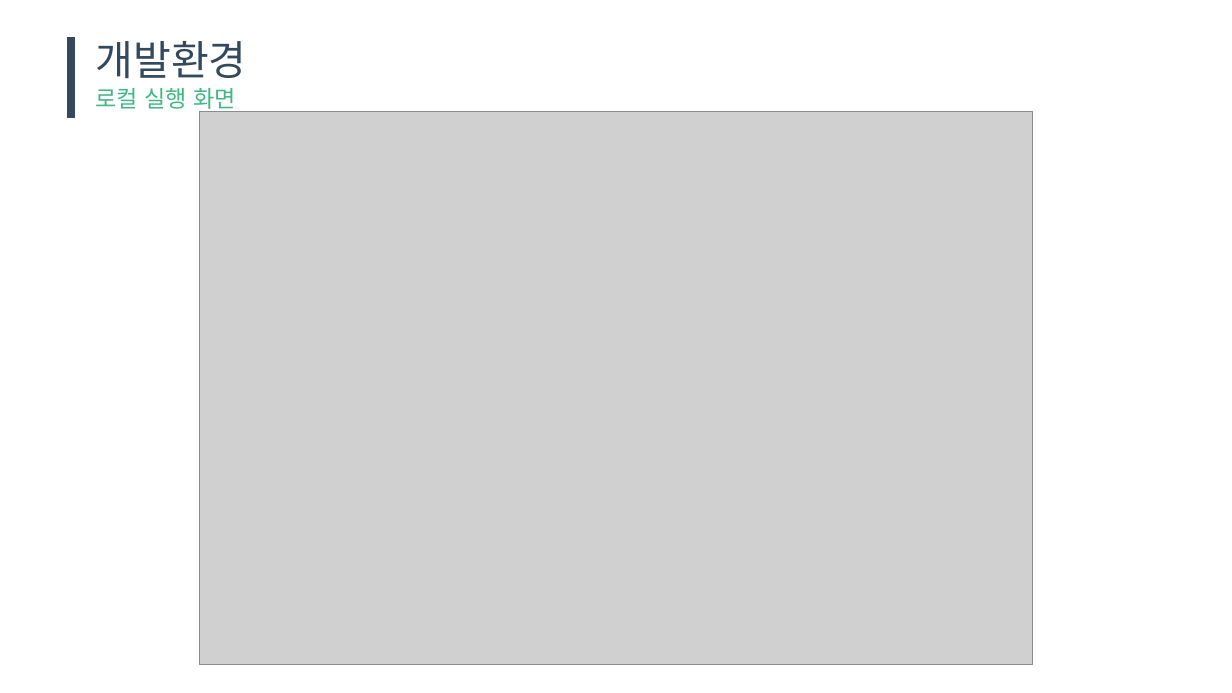
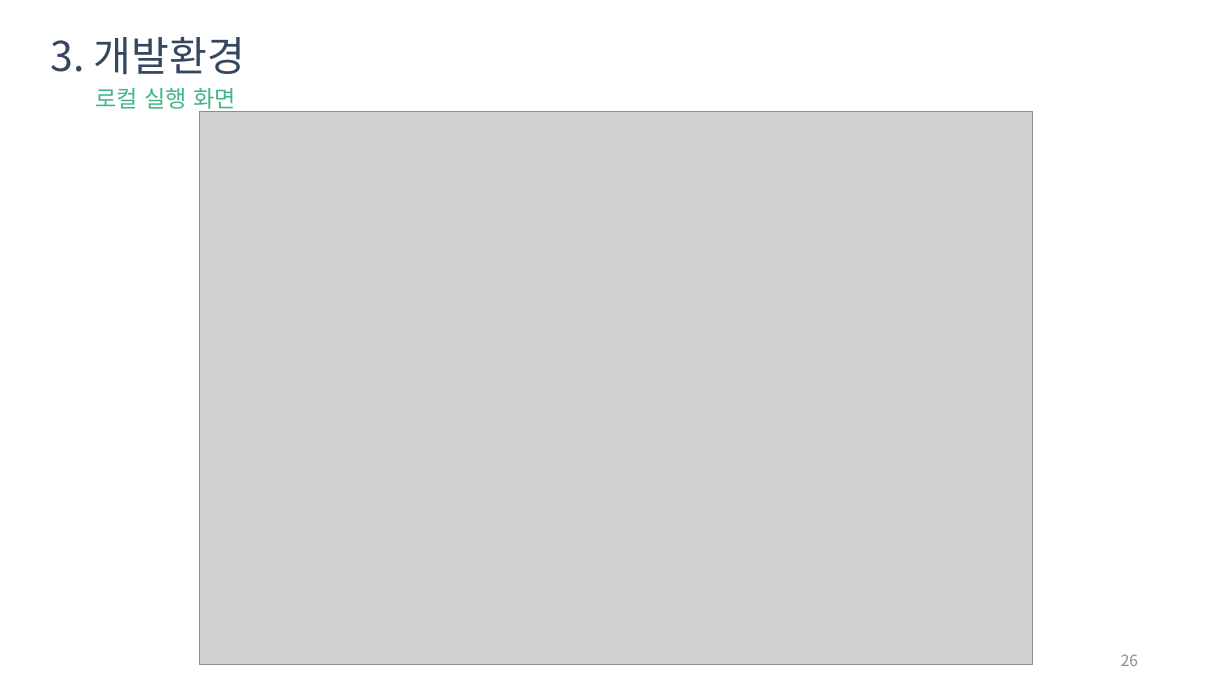
Before and after one commit to raheego/vue-todolist, a slide deck: slide 26 of 역량강화_vuejs_grh.pptx (slide 22 before the commit). Drawn at 1232x693 pixels with LibreOffice and Linux fonts; fonts in the diff are those of the drawing; grey boxes stand for pictures. Boxes give left, top, right and bottom in pixels: in the first picture for what was removed or moved away, otherwise in the second. Text is boxed around its words. In the diff, an @@ line names an element or a change of style, - is before the commit and + after.

```diff
--- a/역량강화_vuejs_grh.pptx
+++ b/역량강화_vuejs_grh.pptx
@@ text at bbox=[50, 37, 245, 75]: text changed; text colour #33495E to #34475F @@
-개발환경
+3. 개발환경
@@ rectangle removed at bbox=[68, 38, 75, 118] @@
@@ page number added at bbox=[1121, 654, 1138, 666], 12 pt, text #8C8C8C @@
+26
```
Also in this commit, not shown: 33 other slides changed, 13 slides added, 6 slides removed.
